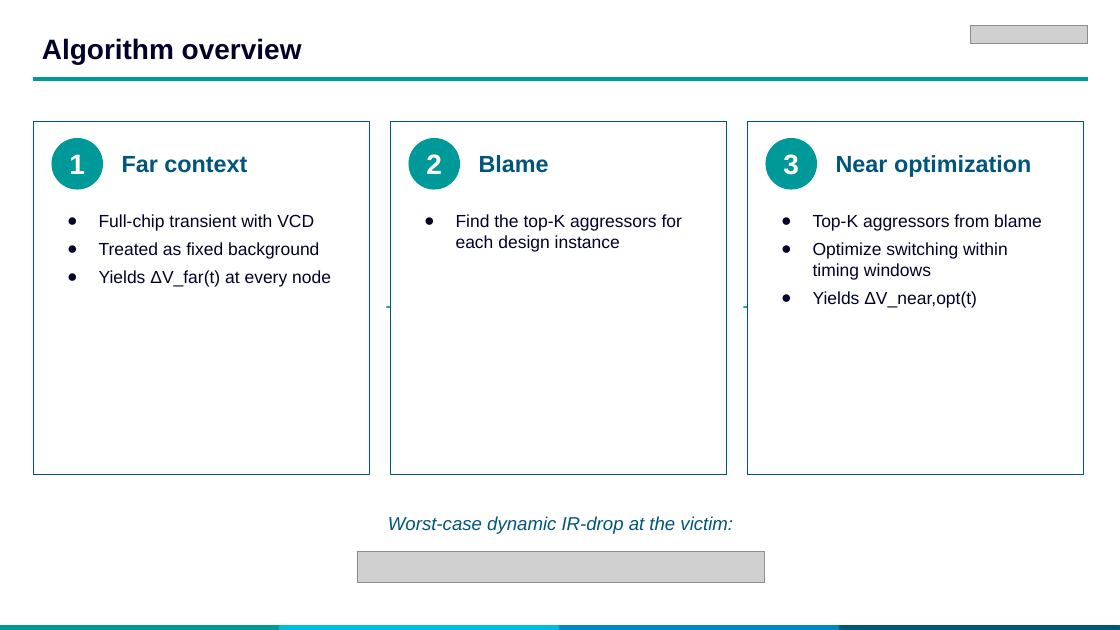
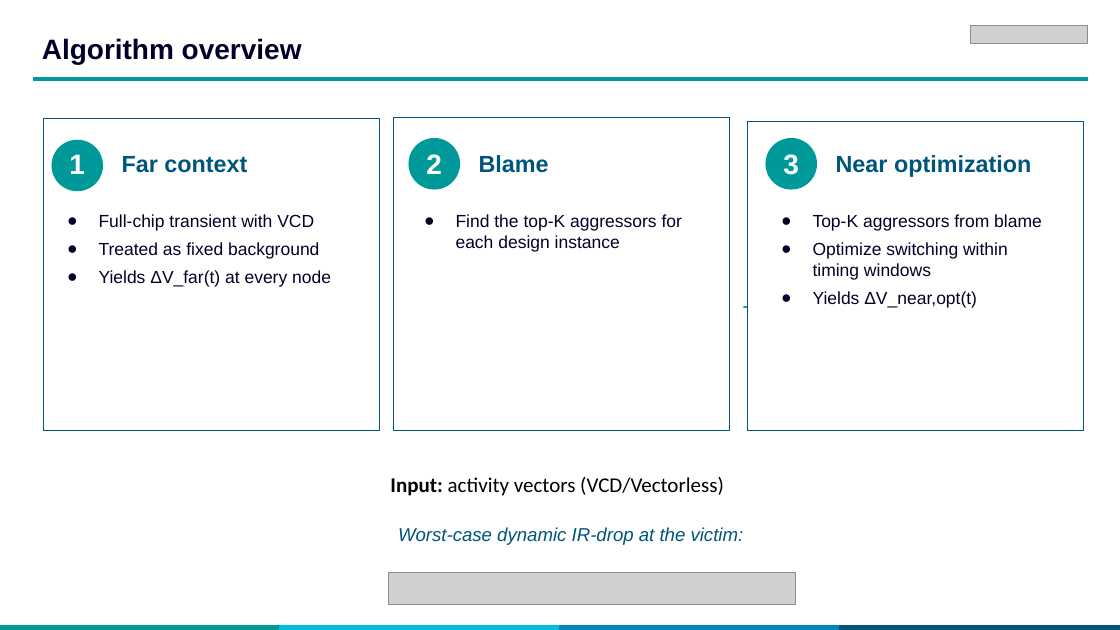
Before and after one commit to patour/sigma_dvd_prototype, a slide deck: slide 6 of docs/advanced_vectorless_slides.pptx (slide 5 before the commit). Drawn at 1120x630 pixels with LibreOffice and Linux fonts; fonts in the diff are those of the drawing; grey boxes stand for pictures. Boxes give left, top, right and bottom in pixels: in the first picture for what was removed or moved away, otherwise in the second. Text is boxed around its words. In the diff, an @@ line names an element or a change of style, - is before the commit and + after.

Commit message:
advanced_vectorless_slides.pptx latest

```diff
--- a/docs/advanced_vectorless_slides.pptx
+++ b/docs/advanced_vectorless_slides.pptx
@@ rectangle: place and size @@
-rectangle at [34,122,370,475]
+rectangle at [44,118,380,431]
@@ rectangle: place and size @@
-rectangle at [391,122,727,475]
+rectangle at [393,118,729,430]
@@ rectangle: place and size @@
-rectangle at [748,122,1084,475]
+rectangle at [748,122,1084,431]
@@ text "→": place and size @@
-text "→" at [370,269,391,328]
+text "→" at [376,269,397,328]
@@ text added at [390,477,724,496], 18 pt, text #000000 @@
+Input: activity vectors (VCD/Vectorless)
@@ text "Worst-case dynamic IR-drop at the ...": place and size @@
-text "Worst-case dynamic IR-drop at the ..." at [388,516,733,534]
+text "Worst-case dynamic IR-drop at the ..." at [398,527,744,545]
@@ picture: place and size @@
-picture at [357,551,765,583]
+picture at [388,573,796,605]
```
Also in this commit, not shown: 1 other slide changed, 4 slides added, 2 slides removed.
